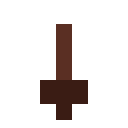
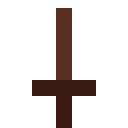
Layered file, before and after one edit (128px x 128px). Changes by layer:
painted on "Background" over [32, 8, 96, 128]
